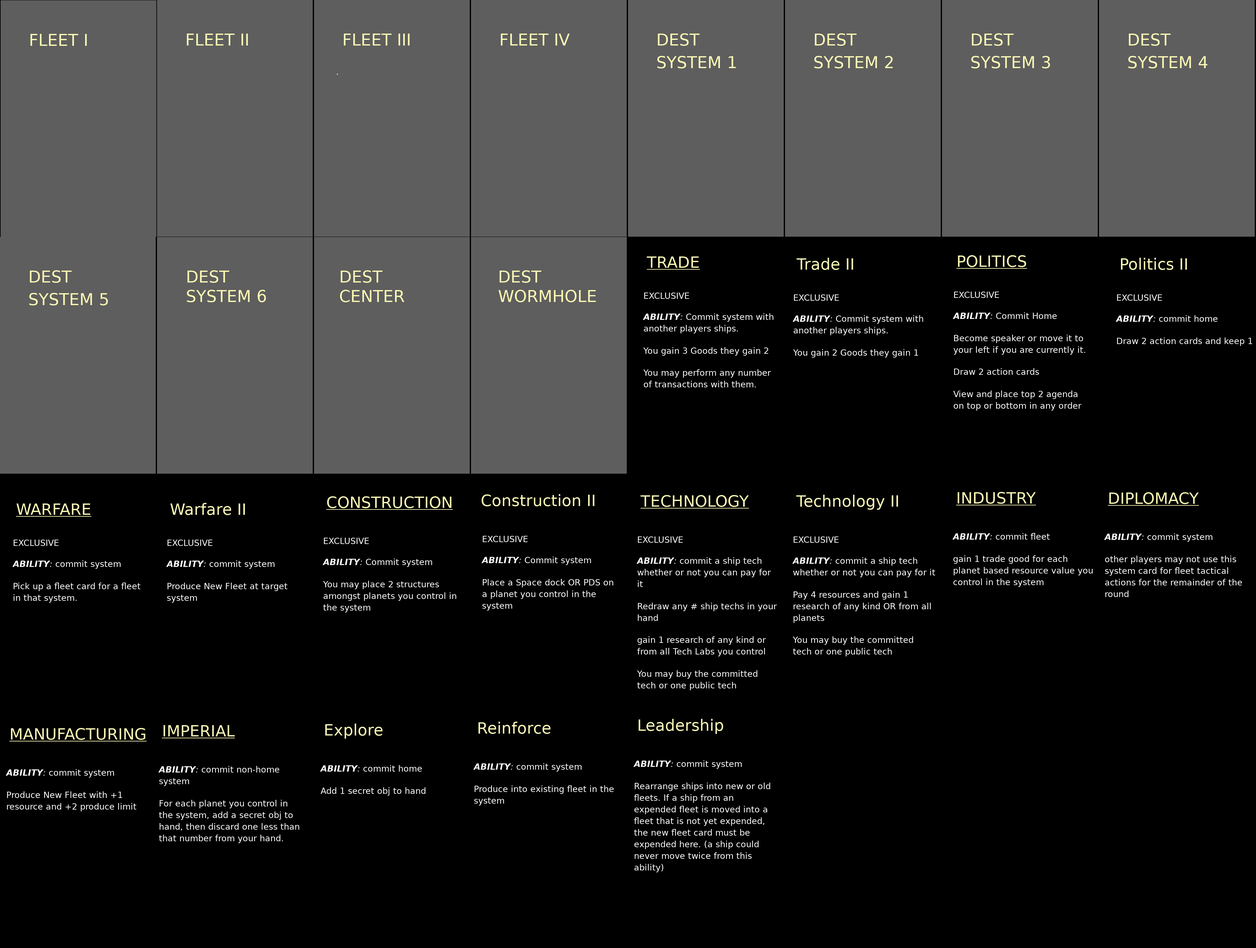
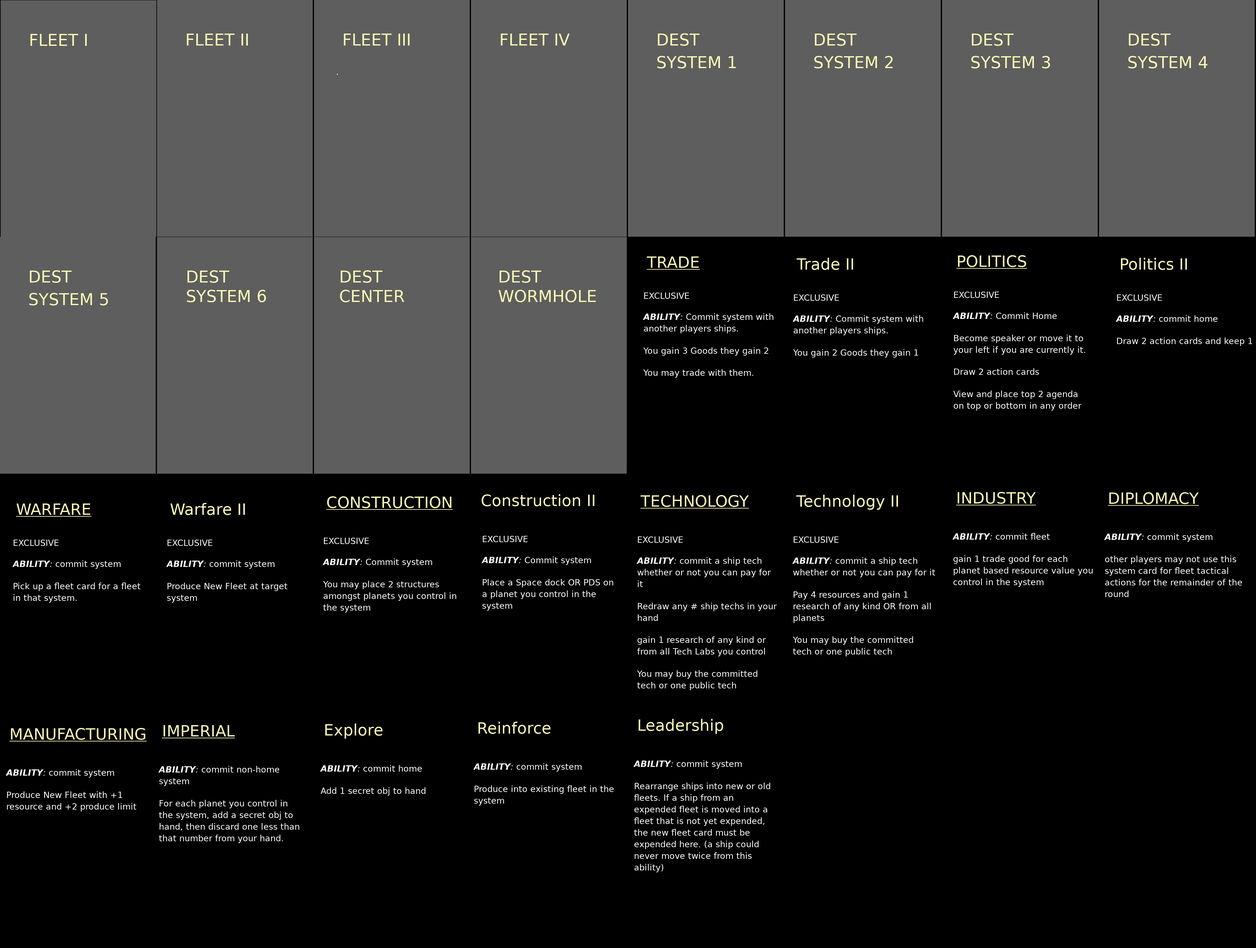
Comparing the layer stacks of the two w=1256, h=948 images. Changes:
painted on "desc #10" over [643, 369, 772, 388]
